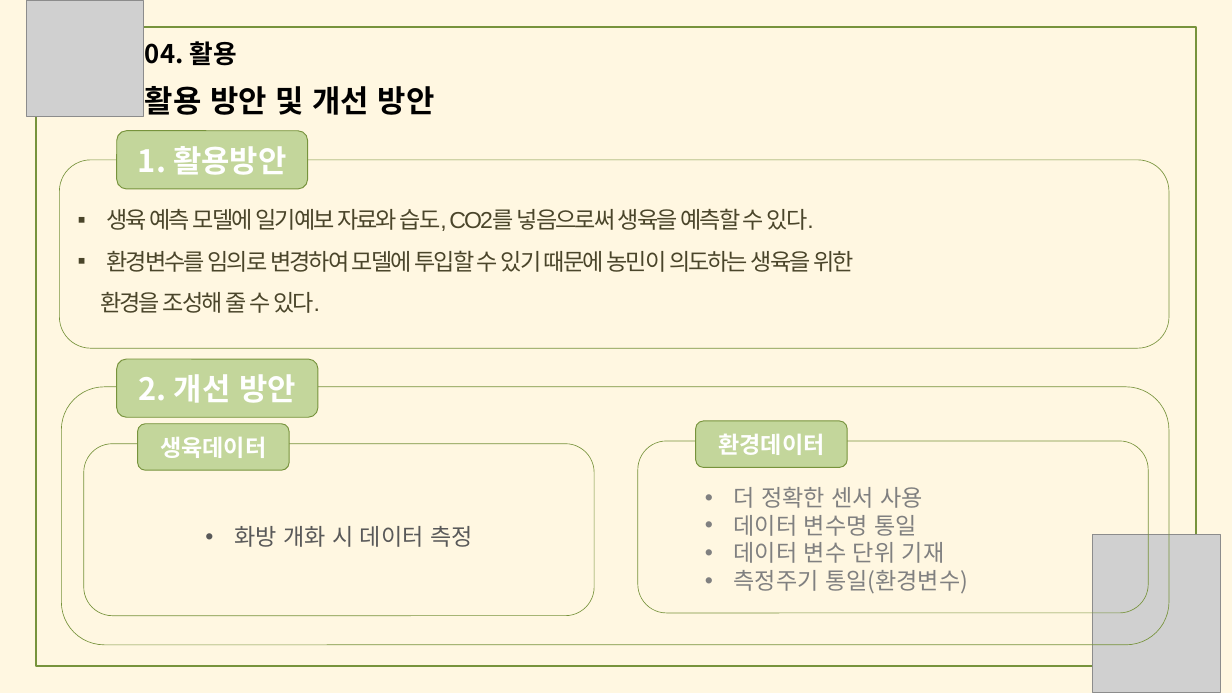
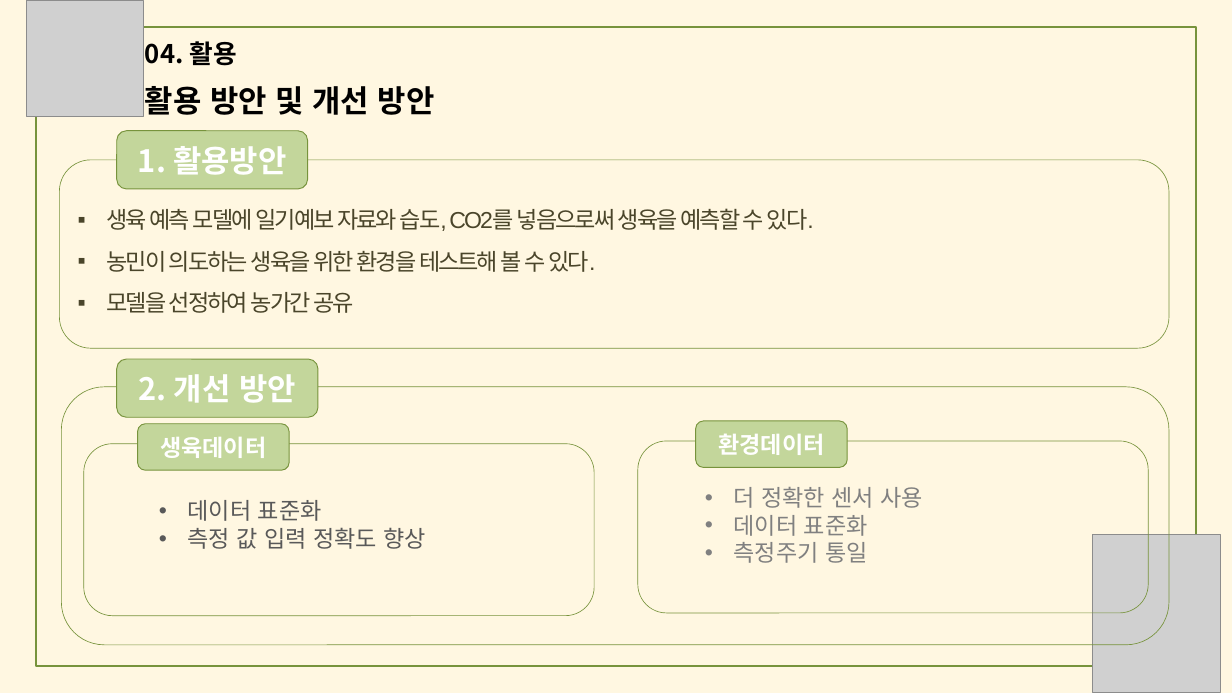
Before and after one commit to meucham11/nong_intern, a slide deck: slide 30 of 경진대회.pptx. Drawn at 1232x693 pixels with LibreOffice and Linux fonts; fonts in the diff are those of the drawing; grey boxes stand for pictures. Boxes give left, top, right and bottom in pixels: in the first picture for what was removed or moved away, otherwise in the second. Text is boxed around its words. In the diff, an @@ line names an element or a change of style, - is before the commit and + after.

```diff
--- a/경진대회.pptx
+++ b/경진대회.pptx
@@ text in rounded rectangle at (107, 251, 596, 313): text changed @@
-▪ 환경변수를 임의로 변경하여 모델에 투입할 수 있기 때문에 농민이 의도하는 생육을 위한
-환경을 조성해 줄 수 있다.
+▪ 농민이 의도하는 생육을 위한 환경을 테스트해 볼 수 있다.
+▪ 모델을 선정하여 농가간 공유
@@ text added at (188, 500, 427, 549), 18 pt, text #595959 @@
+• 데이터 표준화
+• 측정 값 입력 정확도 향상
@@ text in rounded rectangle at (234, 526, 473, 547): text removed @@
-• 화방 개화 시 데이터 측정
@@ text at (734, 515, 868, 563): text changed @@
-• 데이터 변수명 통일
-• 데이터 변수 단위 기재
-• 측정주기 통일(환경변수)
+• 데이터 표준화
+• 측정주기 통일
```
Also in this commit, not shown: 22 other slides changed.
